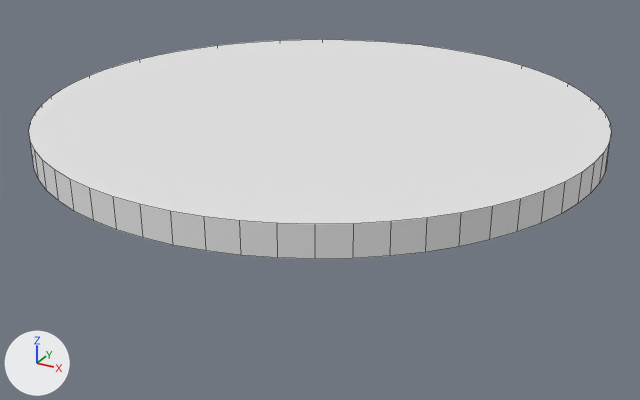
Renders of the FBX model Assets/LD35/Models/Field.fbx from each side of a commit.
Rendered twice from a camera (50 mm lens) standing at (1.47, -2.68, 1.02) and looking at (-0.02, 0.04, -0.34). The axes (+X, +Y, +Z) are drawn at lower left. The lights are the same throughout. Mesh edges are drawn as thin lines.
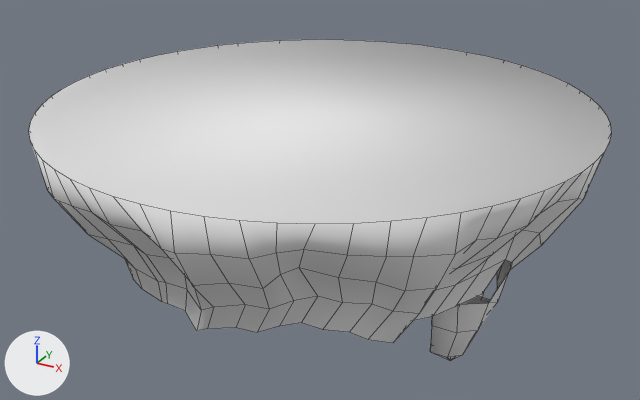
Commit message: Tweak field

Pixel boxes (x1, y1, x2, y2) of what changed, in the pictures (640 x 400 px):
'Cylinder', reshaped (46% taller): before (29, 39, 611, 259); after (29, 39, 611, 361)
part 1 of me_cylinder, built on: before (30, 137, 611, 259); after (30, 141, 608, 361)

The edits, one by one:
me_cylinder is used by ob_cylinder; location (0.0, 0.0, 0.0).
me_cylinder had 128 vertices, 66 faces and spanned x -1.0..1.0, y -1.0..1.0, z -0.05..0.05.
me_cylinder now has 377 vertices, 318 faces and spans x -1.0..1.0, y -1.0..1.0, z -0.92..0.05.
me_cylinder part 1: 64 vertices moved from x -1.0..1.0, y -1.0..1.0, z -0.05 to x -0.98..0.96, y -0.97..0.95, z -0.11..-0.05; 249 vertices added at x -0.87..0.86, y -0.88..0.84, z -0.92..-0.16.
me_cylinder part 2: the surface is now shaded smooth.
